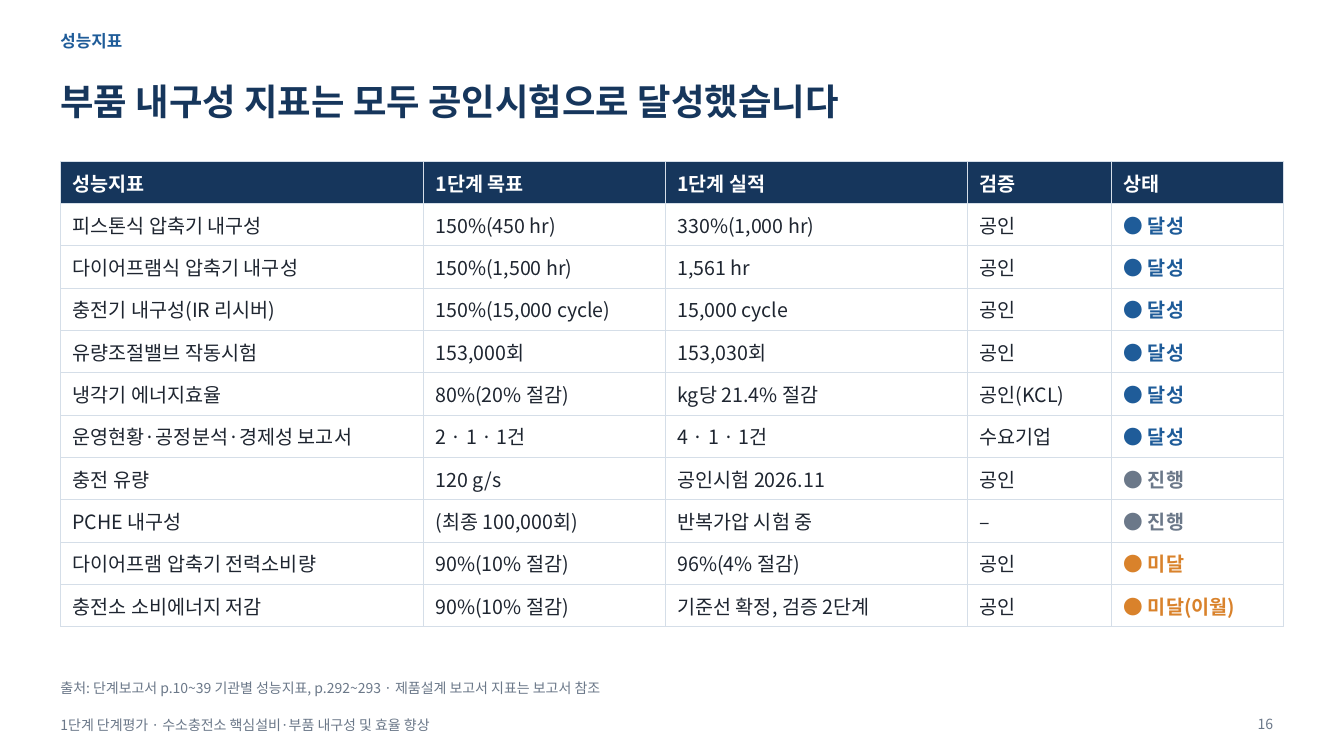
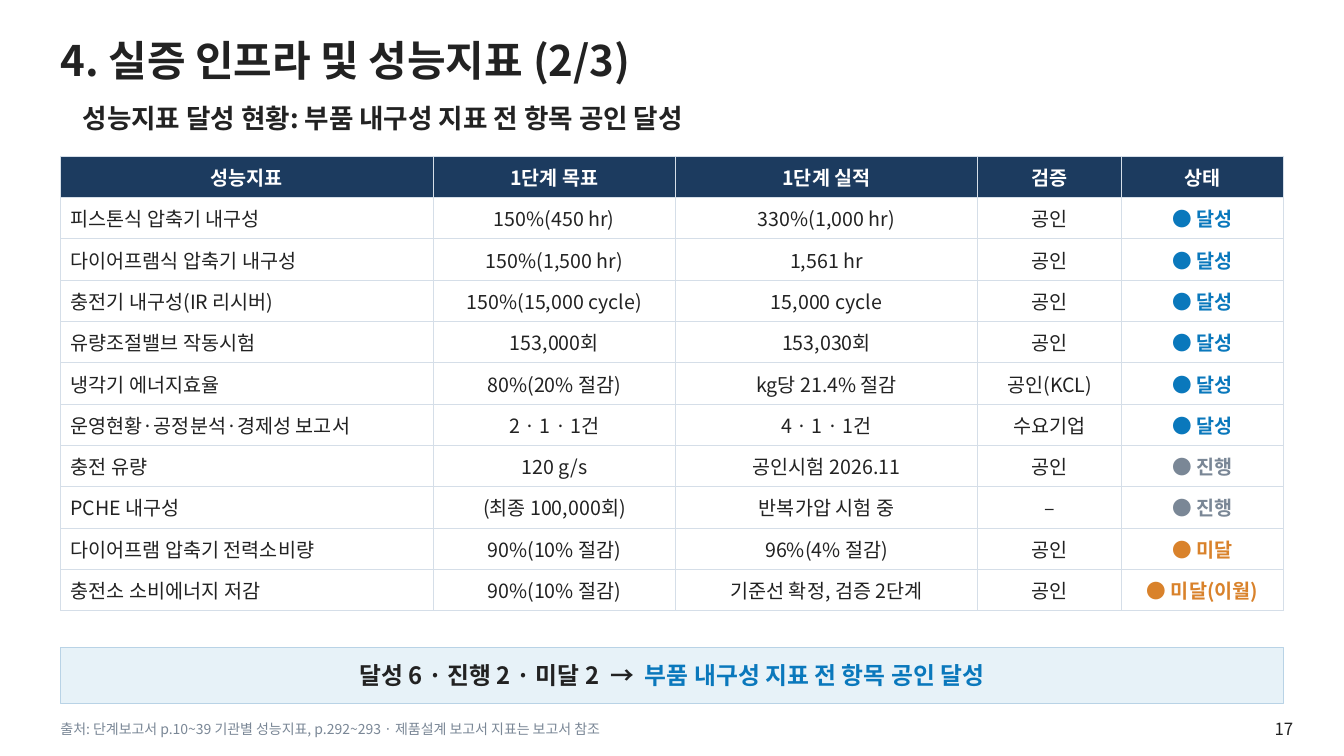
Before and after one commit to jungdw180-debug/h2, a slide deck: slide 17 of slides/1단계_단계평가_본평가판.pptx (slide 16 before the commit). Drawn at 1344x756 pixels with LibreOffice and Linux fonts; fonts in the diff are those of the drawing; background and template pictures are left out. Boxes give left, top, right and bottom in pixels: in the first picture for what was removed or moved away, otherwise in the second. Text is boxed around its words. In the diff, an @@ line names an element or a change of style, - is before the commit and + after.

```diff
--- a/slides/1단계_단계평가_본평가판.pptx
+++ b/slides/1단계_단계평가_본평가판.pptx
@@ text removed at (x1=60, y1=33, x2=122, y2=49) @@
-성능지표
@@ title added at (x1=60, y1=40, x2=631, y2=85), 30 pt, text #222222, bold @@
+4. 실증 인프라 및 성능지표 (2/3)
@@ text at (x1=83, y1=105, x2=683, y2=131): text changed; size 26 to 19 pt; text colour #16365C to #222222 @@
-부품 내구성 지표는 모두 공인시험으로 달성했습니다
+성능지표 달성 현황: 부품 내구성 지표 전 항목 공인 달성
@@ table at (x1=60, y1=156, x2=1284, y2=606) @@
@@ fill #16365C to #1C3B5F in row 1 @@
@@ text colour #1E2530 to #222222 in "피스톤식 압축기 내구성", "150%(450 hr)", "330%(1,000 hr)", "공인" and 36 more places @@
@@ text colour #1F5C99 to #0A78BC in "● 달성", "● 달성", "● 달성", "● 달성" and 2 more places @@
@@ text colour #6B7889 to #7A8796 in "● 진행", "● 진행" @@
@@ alignment left to centre @@
@@ table resized from (x1=60, y1=161, x2=1284, y2=622) to (x1=60, y1=156, x2=1284, y2=606) @@
@@ rectangle added at (x1=60, y1=647, x2=1284, y2=704), fill #E7F2F8, outline #B9D3E6 0.75 pt, 17 pt, text #0A78BC, bold @@
+달성 6 · 진행 2 · 미달 2 → 부품 내구성 지표 전 항목 공인 달성
@@ text "출처: 단계보고서 p.10~39 기관별 성능지표, ..." moved from (x1=60, y1=681, x2=601, y2=696) to (x1=60, y1=722, x2=600, y2=737) @@
@@ text "출처: 단계보고서 p.10~39 기관별 성능지표, ..." at (x1=60, y1=722, x2=600, y2=737): text colour #6B7889 to #7A8796 @@
@@ text removed at (x1=60, y1=718, x2=430, y2=731) @@
-1단계 단계평가 · 수소충전소 핵심설비·부품 내구성 및 효율 향상
@@ page number removed at (x1=1258, y1=718, x2=1274, y2=729) @@
-16
@@ page number added at (x1=1275, y1=722, x2=1294, y2=735), 12 pt, text #222222 @@
+17
```
Also in this commit, not shown: 22 other slides changed, 4 slides added, 2 slides removed, 6 other files.
